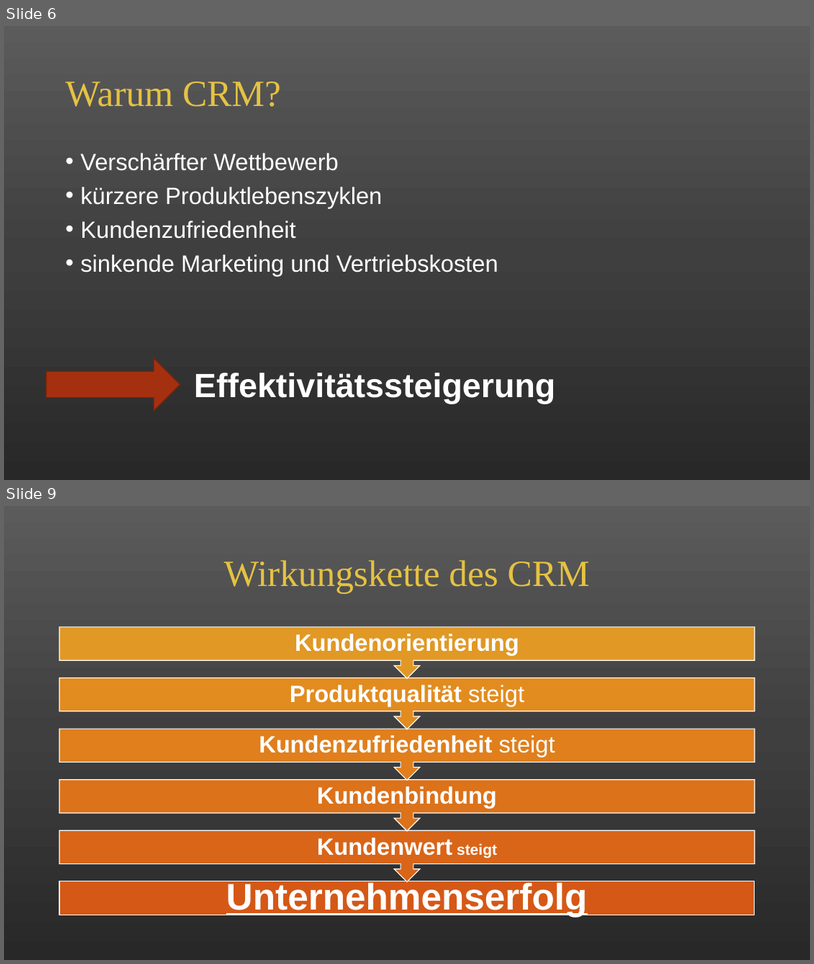
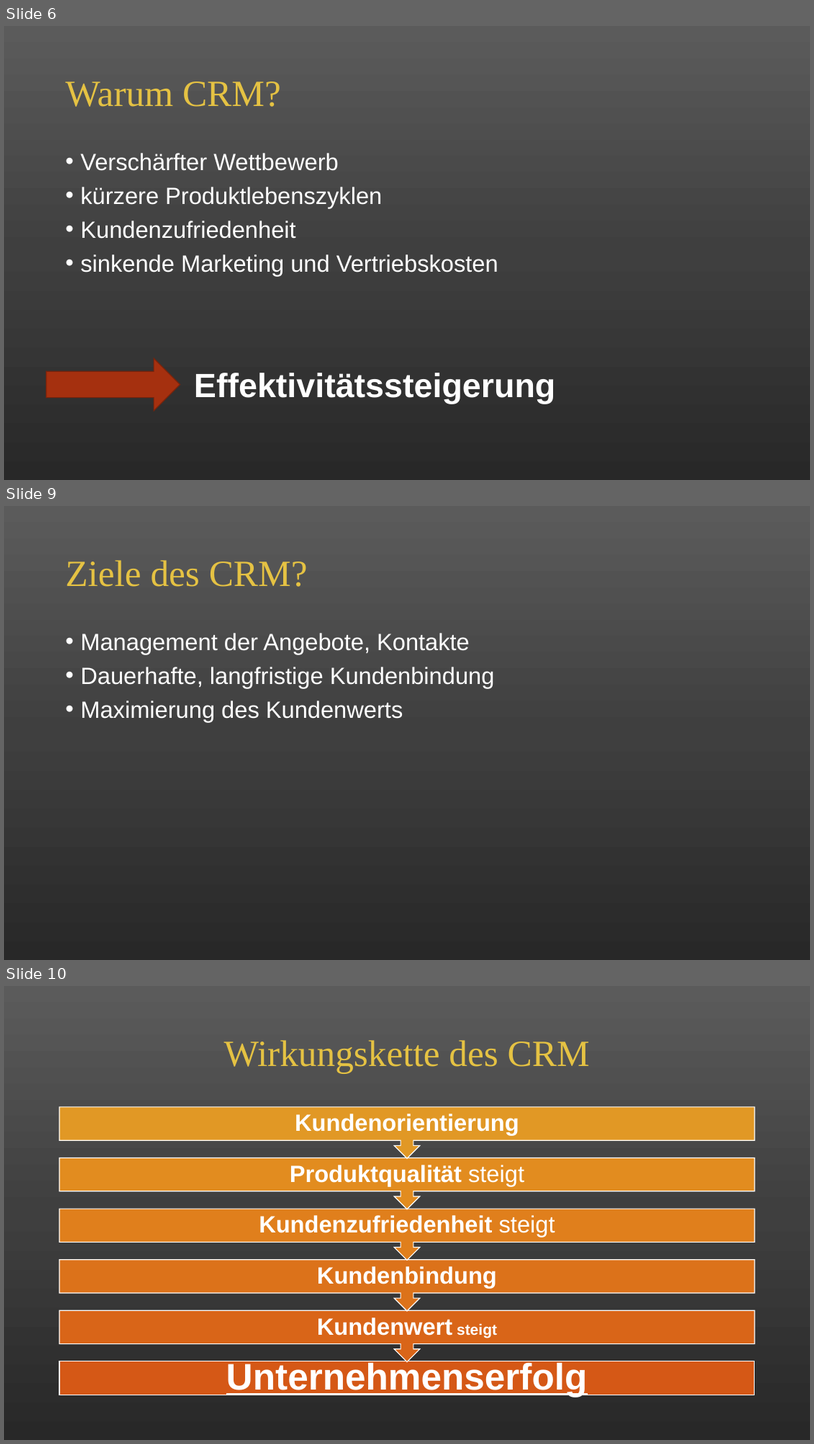
Before and after one commit to alicapr/CRM, a slide deck: CRM.pptx. Shown one above the other, each under a label of ours: slides 6 and 9 before the commit, slides 6, 9 and 10 after it; the slides between them are not shown. The pictures are 814x964 and 814x1444 pixels, drawn with LibreOffice and Linux fonts; fonts in the diff are those of the drawing. Boxes give left, top, right and bottom in pixels: in the first picture for what was removed or moved away, otherwise in the second. Text is boxed around its words. In the diff, an @@ line names an element or a change of style, - is before the commit and + after.

```diff
--- a/CRM.pptx
+++ b/CRM.pptx
@@ slide 9 added at [4, 506, 810, 960], background gradient #5B5B5B to #404040 to #292929 @@
@@ title added at [65, 560, 308, 587], 44 pt, text #E5C243 @@
+Ziele des CRM?
@@ text added at [80, 633, 495, 721], 28 pt, text #FFFFFF @@
+• Management der Angebote, Kontakte
+• Dauerhafte, langfristige Kundenbindung
+• Maximierung des Kundenwerts
@@ what was slide 9 is now slide 10 @@
```
Also in this commit, not shown: 5 slides changed, 1 other slide added, 1 slide removed.
